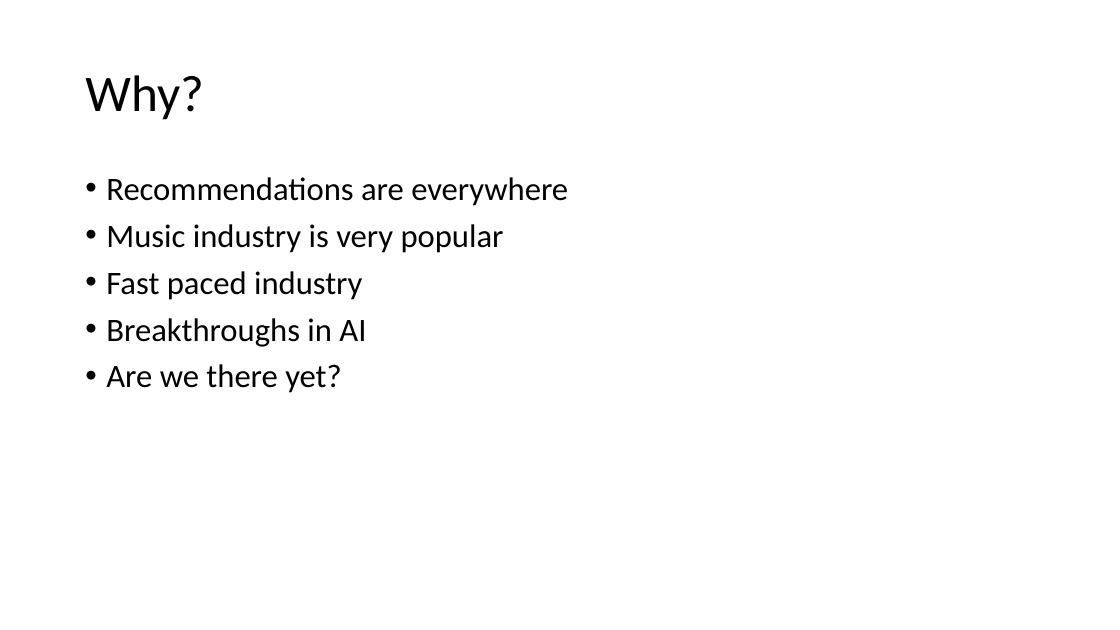
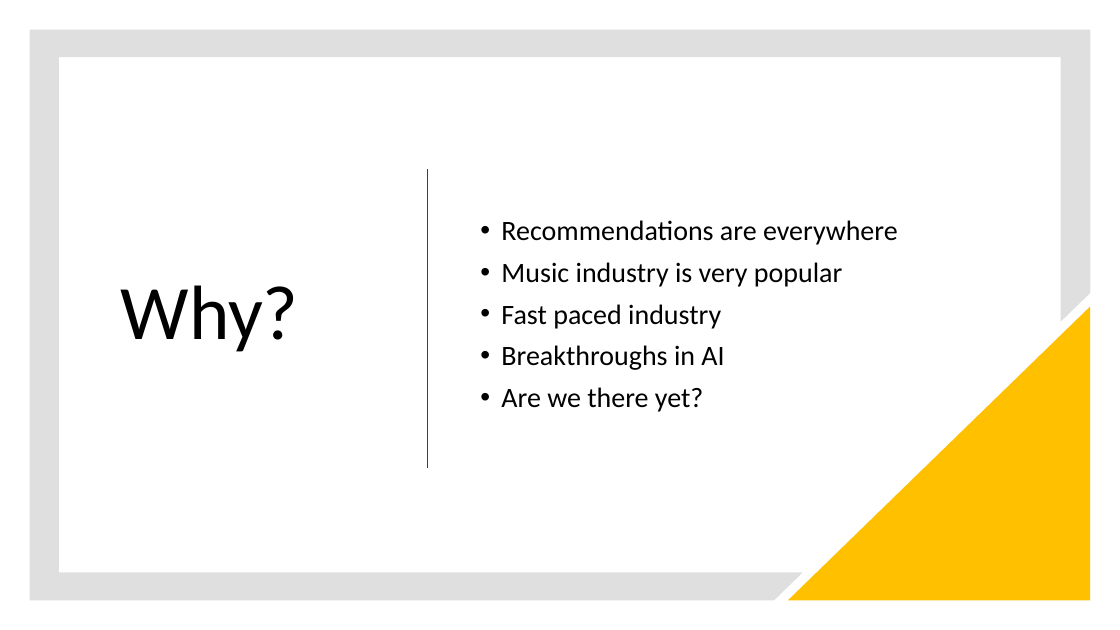
Before and after one commit to stenglx/seminar_ai, a slide deck: slide 2 of State-Of-The-Art Music Recommendation.pptx. Drawn at 1120x630 pixels with LibreOffice and Linux fonts; fonts in the diff are those of the drawing. Boxes give left, top, right and bottom in pixels: in the first picture for what was removed or moved away, otherwise in the second. Text is boxed around its words. In the diff, an @@ line names an element or a change of style, - is before the commit and + after.

```diff
--- a/State-Of-The-Art Music Recommendation.pptx
+++ b/State-Of-The-Art Music Recommendation.pptx
@@ freeform shape added at (29,29,1091,601), fill #808080 at 25% opacity @@
@@ title "Why?": place and size @@
-title "Why?" at (85,75,204,120)
+title "Why?" at (121,285,299,352)
@@ title "Why?" at (121,285,299,352): size 44 to 66 pt; alignment left to right @@
@@ text "Recommendations are everywhere": place and size @@
-text "Recommendations are everywhere" at (106,177,568,393)
+text "Recommendations are everywhere" at (501,220,898,412)
@@ text "Recommendations are everywhere" at (501,220,898,412): size 28 to 24 pt; vertical alignment top to middle @@
@@ line added from (428, 171) to (428, 468), #404040 1.5 pt @@
@@ right triangle added at (788,307,1091,601), fill #FFC000 @@
```
Also in this commit, not shown: 2 other slides changed, 2 slides added, 1 slide removed.
